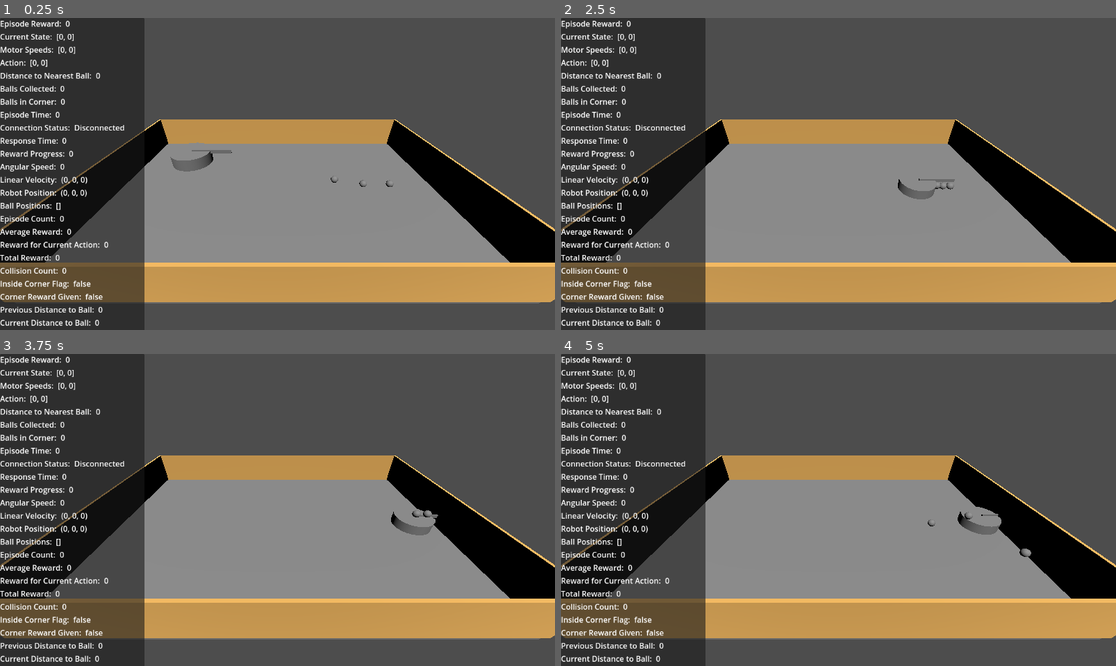
Above: before the commit, frames 1-4 (two rows, left to right).
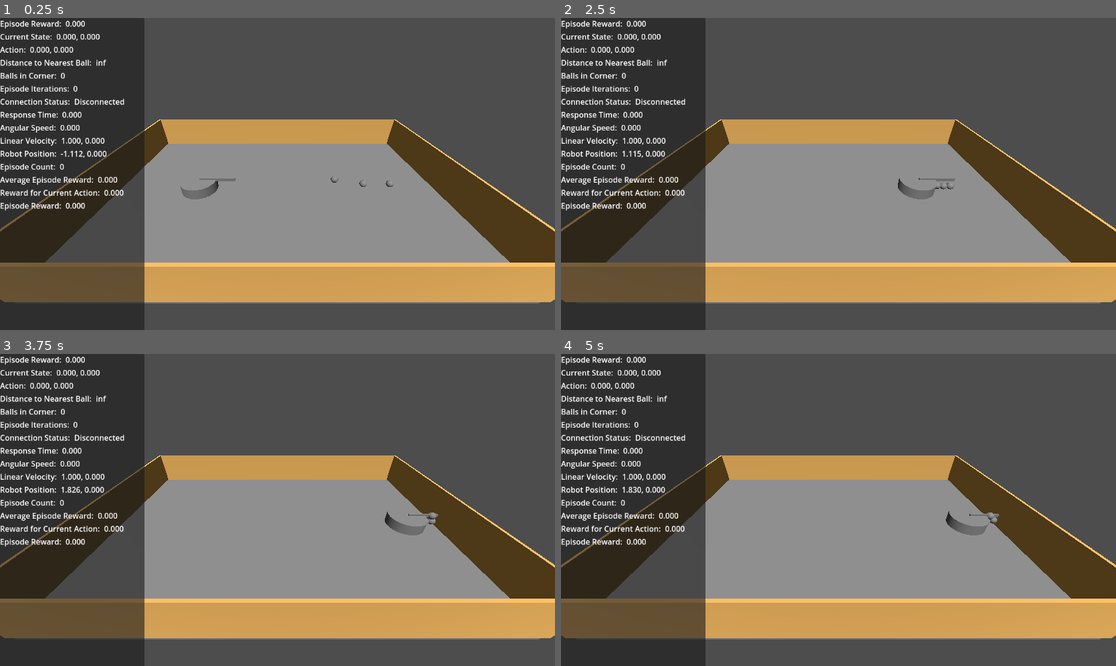
Above: after the commit, the same moments.

Repository: Jobbet789/LeaphyAI
Game: Godot game, scene res://node_3d.tscn
Two runs of this game, one before a commit and one after it. Both use one fixed random seed, a clock stepped at 60 frames per second and the inputs below.
Inputs:
- Up to frame 1 (0.25 s): no input
- Up to frame 2 (2.5 s): no input
- Up to frame 3 (3.75 s): no input
- Up to frame 4 (5 s): tap Enter at 4.25 s

The runs differ from the first frame. In frame 1, 13% of the frame differs, in the area x 0-100%, y 0-99%; in frame 2, 12%; in frame 3, 12%; in frame 4, 12%.

Commit message:
Added all the telemetry data

Diff:
--- a/leaphyrobot/canvas_layer.gd
+++ b/leaphyrobot/canvas_layer.gd
@@ -1,78 +1,70 @@
 extends CanvasLayer
 
-var episode_reward = 0.0
-var current_state = [0.0, 0.0]
-var motor_speeds = [0.0, 0.0]
-var action = [0.0, 0.0]
-var distance_to_nearest_ball = 0.0
-var balls_collected = 0
-var balls_in_corner = 0
-var episode_time = 0.0
-var connection_status = "Disconnected"
-var response_time = 0.0
-var reward_progress = 0.0
-var angular_speed = 0.0
-var linear_velocity = Vector3()
-var robot_position = Vector3()
-var ball_positions = []
-var episode_count = 0
-var average_reward = 0.0
-var reward_for_current_action = 0.0
-var total_reward = 0.0
-var collision_count = 0
-var inside_corner_flag = false
-var corner_reward_given = false
-var previous_distance_to_ball = 0.0
-var current_distance_to_ball = 0.0
-var done_flag = false
+var robot = null
+var stats = [
+	{ "label": "Episode Reward", "property": "episode_reward", "format": "%.3f" },
+	{ "label": "Current State", "property": "state", "format": "%.3f, %.3f" },
+	{ "label": "Action", "property": "action", "format": "%.3f, %.3f" },
+	{ "label": "Distance to Nearest Ball", "property": "dist", "format": "%.3f" },
+	{ "label": "Balls in Corner", "format": "%d", "custom": true },
+	{ "label": "Episode Iterations", "property": "iterations", "format": "%d" },
+	{ "label": "Connection Status", "property": "connection_status", "format": "%s" },
+	{ "label": "Response Time", "property": "response_time", "format": "%.3f" },
+	{ "label": "Angular Speed", "format": "%.3f", "custom": true },
+	{ "label": "Linear Velocity", "format": "%.3f, %.3f", "custom": true },
+	{ "label": "Robot Position", "format": "%.3f, %.3f", "custom": true },
+	{ "label": "Episode Count", "property": "episode_count", "format": "%d" },
+	{ "label": "Average Episode Reward", "property": "average_reward", "format": "%.3f" },
+	{ "label": "Reward for Current Action", "property": "reward", "format": "%.3f" },
+	{ "label": "Episode Reward", "property": "episode_reward", "format": "%.3f" },
+]
+var value_labels = []
 
 func _ready():
-	# Create UI elements to display the stats
 	var stats_panel = Panel.new()
-	stats_panel.set_size(Vector2(300, 1080))
+	stats_panel.size = Vector2(300, 1080)
 	add_child(stats_panel)
+
+	robot = get_node("../../Robot")
 
 	var vbox = VBoxContainer.new()
 	stats_panel.add_child(vbox)
 
-	vbox.add_child(create_label("Episode Reward: ", episode_reward))
-	vbox.add_child(create_label("Current State: ", str(current_state)))
-	vbox.add_child(create_label("Motor Speeds: ", str(motor_speeds)))
-	vbox.add_child(create_label("Action: ", str(action)))
-	vbox.add_child(create_label("Distance to Nearest Ball: ", distance_to_nearest_ball))
-	vbox.add_child(create_label("Balls Collected: ", balls_collected))
-	vbox.add_child(create_label("Balls in Corner: ", balls_in_corner))
-	vbox.add_child(create_label("Episode Time: ", episode_time))
-	vbox.add_child(create_label("Connection Status: ", connection_status))
-	vbox.add_child(create_label("Response Time: ", response_time))
-	vbox.add_child(create_label("Reward Progress: ", reward_progress))
-	vbox.add_child(create_label("Angular Speed: ", angular_speed))
-	vbox.add_child(create_label("Linear Velocity: ", str(linear_velocity)))
-	vbox.add_child(create_label("Robot Position: ", str(robot_position)))
-	vbox.add_child(create_label("Ball Positions: ", str(ball_positions)))
-	vbox.add_child(create_label("Episode Count: ", episode_count))
-	vbox.add_child(create_label("Average Reward: ", average_reward))
-	vbox.add_child(create_label("Reward for Current Action: ", reward_for_current_action))
-	vbox.add_child(create_label("Total Reward: ", total_reward))
-	vbox.add_child(create_label("Collision Count: ", collision_count))
-	vbox.add_child(create_label("Inside Corner Flag: ", inside_corner_flag))
-	vbox.add_child(create_label("Corner Reward Given: ", corner_reward_given))
-	vbox.add_child(create_label("Previous Distance to Ball: ", previous_distance_to_ball))
-	vbox.add_child(create_label("Current Distance to Ball: ", current_distance_to_ball))
-	vbox.add_child(create_label("Done Flag: ", done_flag))
+	for entry in stats:
+		var hbox = HBoxContainer.new()
+		var label = Label.new()
+		label.text = entry["label"] + ": "
+		hbox.add_child(label)
 
-func create_label(text, value):
-	var hbox = HBoxContainer.new()
-	var label = Label.new()
-	label.text = text
-	hbox.add_child(label)
-
-	var value_label = Label.new()
-	value_label.text = str(value)
-	hbox.add_child(value_label)
-
-	return hbox
+		var value_label = Label.new()
+		hbox.add_child(value_label)
+		vbox.add_child(hbox)
+		value_labels.append(value_label)
 
 func _process(delta):
-	# Update the stats values here
-	pass
+	for i in range(stats.size()):
+		var entry = stats[i]
+		var value_label = value_labels[i]
+		var value = null
+
+		if entry.get("custom", false):
+			if entry["label"] == "Balls in Corner":
+				value = get_balls_in_corner()
+			if entry["label"] == "Angular Speed":
+				value = robot.angular_velocity.y
+			if entry["label"] == "Robot Position":
+				value = [robot.global_position.x, robot.global_position.z]
+			if entry["label"] == "Linear Velocity":
+				value = [robot.linear_velocity.x, robot.linear_velocity.z]
+		else:
+			value = robot.get(entry["property"])
+
+		var args = value if value is Array else [value]
+		value_label.text = entry["format"] % args
+
+func get_balls_in_corner():
+	var count = 0
+	for ball in get_tree().get_nodes_in_group("balls"):
+		if ball.get_meta("inside_corner"):
+			count += 1
+	return count
--- a/leaphyrobot/node_3d.tscn
+++ b/leaphyrobot/node_3d.tscn
@@ -6,6 +6,11 @@
 [ext_resource type="PackedScene" uid="uid://cfd6rwbgktp2u" path="res://ball.tscn" id="3_f8kbe"]
 [ext_resource type="Script" path="res://area_3d.gd" id="5_ow4et"]
 [ext_resource type="Script" path="res://canvas_layer.gd" id="6_xk2ry"]
+
+[sub_resource type="Environment" id="Environment_pb6y0"]
+ssao_enabled = true
+ssil_enabled = true
+sdfgi_enabled = true
 
 [sub_resource type="BoxMesh" id="BoxMesh_b6p5g"]
 size = Vector3(4.5, 0.1, 3)
@@ -40,13 +45,15 @@
 [node name="World" type="Node3D"]
 
 [node name="Robot" parent="." instance=ExtResource("2_sbi7l")]
-transform = Transform3D(1, 0, 0, 0, 1, 0, 0, 0, 1, -1.34475, 0.858, 0)
+transform = Transform3D(1, 0, 0, 0, 1, 0, 0, 0, 1, -1.345, 0.125, 0)
+gravity_scale = 0.0
 center_of_mass_mode = 0
 script = ExtResource("2_bsbel")
 
 [node name="Camera3D" type="Camera3D" parent="."]
 transform = Transform3D(1, 0, 0, 0, 0.831722, 0.555193, 0, -0.555193, 0.831722, 0, 1.85396, 2.33663)
 visible = false
+environment = SubResource("Environment_pb6y0")
 
 [node name="DirectionalLight3D" type="DirectionalLight3D" parent="."]
 transform = Transform3D(1, 0, 0, 0, 0.477036, 0.878884, 0, -0.878884, 0.477036, 0, 14.9813, 29.629)
--- a/leaphyrobot/robot.gd
+++ b/leaphyrobot/robot.gd
@@ -1,3 +1,10 @@
+"""
+TODO:
+- Camera simulation: if the ball isn't in the FOV, the robot can't detect it, gives [x. 0] as state
+	Also max dist to ball should not be INF
+"""
+
+
 extends RigidBody3D
 
 var socket = StreamPeerTCP.new()
@@ -7,6 +14,7 @@
 
 var current_state = [0.0, 0.0]
 var episode_reward = 0.0
+var reward = 0.0
 
 var motor_speeds = [0.0, 0.0]
 var max_speed = 200
@@ -19,6 +27,16 @@
 
 const reward_progress_scale = 0.1
 
+const max_iterations = 1000
+var iterations = 0
+var episode_count = 0
+
+var action = [0, 0]
+var state = [0, 0]
+var dist = INF
+var connection_status = "Disconnected"
+var response_time = 0.0
+var average_reward = 0.0
 
 
 func _ready():
@@ -46,9 +64,15 @@
 			waiting_for_response = false
 
 	if socket.get_status() == StreamPeerTCP.STATUS_CONNECTED:
+		if connection_status != "Connected":
+			connection_status = "Connected"
+			print("Connected to server")
+
+		response_time = Time.get_ticks_msec() / 1000.0 - last_request_time
+
 		if not waiting_for_response:
-			var state = get_state()
-			var reward = calculate_reward()
+			state = get_state()
+			calculate_reward()
 			var done = check_done()
 
 			# Send to Python server
@@ -61,19 +85,22 @@
 
 			waiting_for_response = true
 			last_request_time = Time.get_ticks_msec() / 1000.0
+
 			episode_reward += reward
+			average_reward = episode_reward / (episode_count + 1)
 
 			if done:
 				print("Episode reward: ", episode_reward)
 				reset_environment()
 				episode_reward = 0.0
+				episode_count += 1
 		else:
 			if socket.get_available_bytes() > 0:
 				var response = socket.get_utf8_string(socket.get_available_bytes())
 				var json = JSON.new()
 				var error = json.parse(response)
 				if error == OK:
-					var action = json.data
+					action = json.data
 					apply_action(action)
 					waiting_for_response = false
 				else:
@@ -81,6 +108,10 @@
 					return
 	else:
 		apply_action([1.0, 1.0])
+		if connection_status != "Disconnected":
+			connection_status = "Disconnected"
+			response_time = 0.0
+			print("Disconnected from server")
 
 
 
@@ -111,11 +142,11 @@
 		return [0.0, 0]
 
 func calculate_reward():
-	var reward = 0.0
+	reward = 0.0
 
 	for ball in get_tree().get_nodes_in_group("balls"):
 		var prev_dist = ball.get_meta("prev_distance")
-		var dist = global_position.distance_to(ball.global_position)
+		dist = global_position.distance_to(ball.global_position)
 
 		if prev_dist:
 			reward += (prev_dist - dist) * reward_progress_scale
@@ -140,14 +171,20 @@
 
 
 func check_done():
+	if iterations >= max_iterations:
+		iterations = 0
+		return true
+	iterations += 1
+
+
+
 	var in_corner = true
 	for ball in get_tree().get_nodes_in_group("balls"):
 		if ball.get_meta("corner_reward_given") == false:
 			in_corner = false
 			break
 
-	#return in_corner
-	return false
+	return in_corner
 
 
 func calculate_speed():
@@ -172,10 +209,10 @@
 	# Get the current linear velocity so that we only override the X and Z components.
 	linear_velocity.x = direction.x * speed
 	linear_velocity.z = direction.z * speed
+	linear_velocity.y = 0
 
 	# Set angular velocity to rotate around the Y axis.
 	angular_velocity = Vector3(0, angular_speed, 0)
-
 
 
 """
Not shown: 1 places in leaphyrobot/node_3d.tscn that only renumber resources
